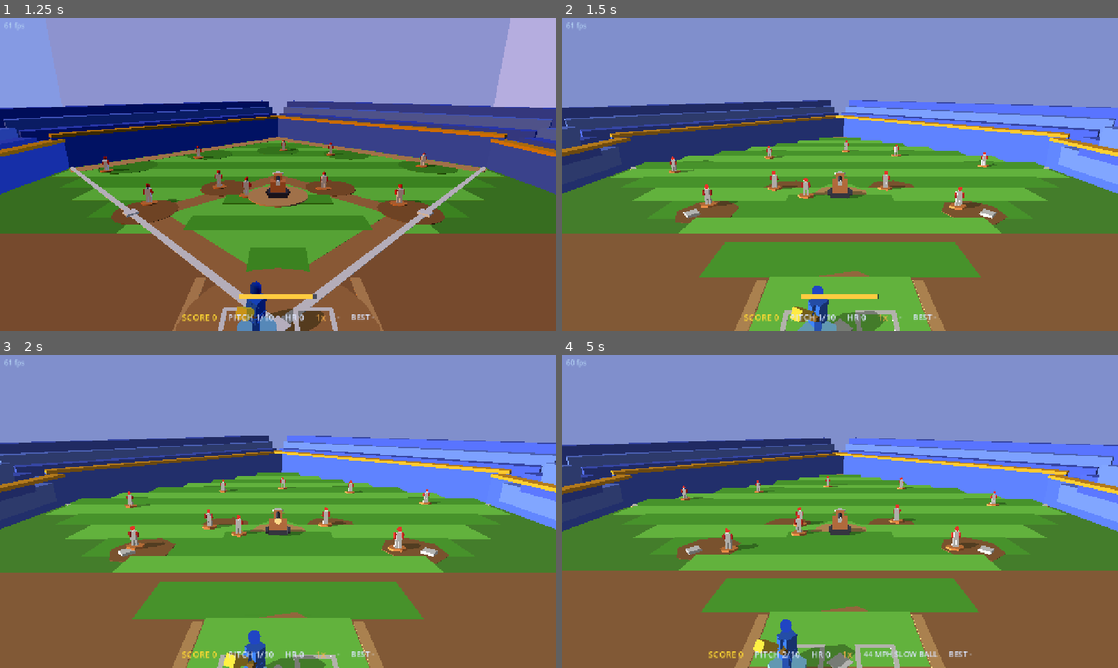
Above: before the commit, frames 1-4 (two rows, left to right).
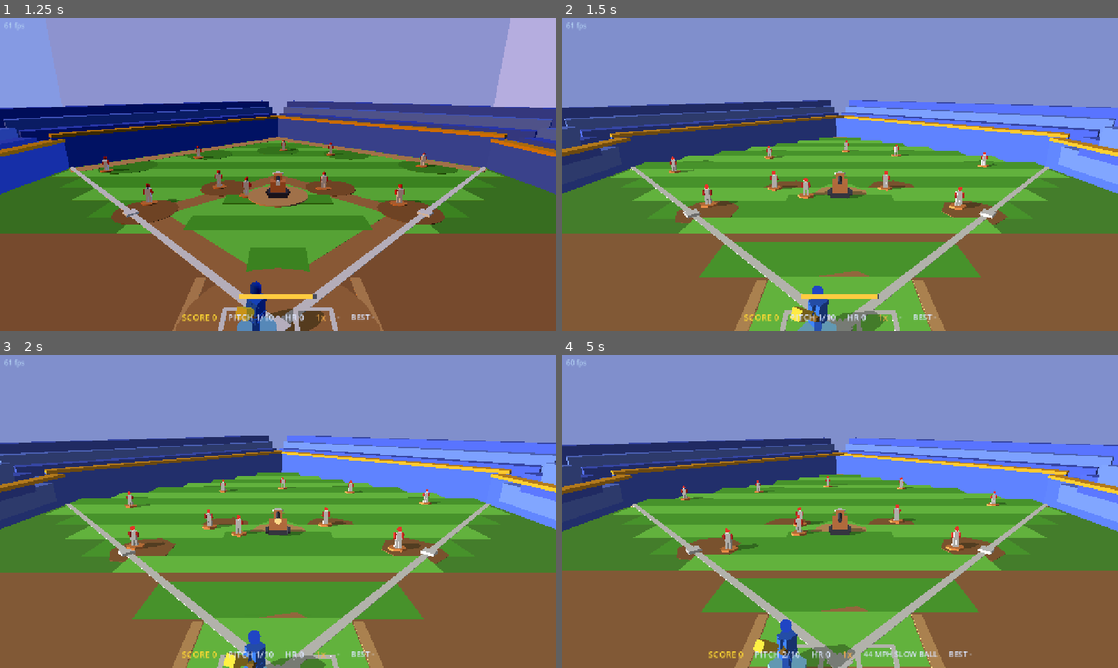
Above: after the commit, the same moments.

Repository: BriceKrispies/axiom
Game: Godot game, scene res://main.tscn
Same seed, same stepped clock (60 frames per second), same inputs: the game is played once before the commit and once after it.
Inputs:
- Up to frame 1 (1.25 s): tap Space (swing) at 0.5, 0.6 s; hold D (move_right) from 0.53 s (still down)
- Up to frame 2 (1.5 s): release D (move_right) at 1.28 s; hold B (toggle_backend) from 1.28 s (still down); tap Space (swing) at 1.35 s
- Up to frame 3 (2 s): keep holding B (toggle_backend)
- Up to frame 4 (5 s): release B (toggle_backend) at 2.03 s; hold D (move_right) 2.03-3.53 s; tap Space (swing) every 0.75 s from 2.1 to 4.35 s; hold A (move_left) from 3.53 s (still down)

Frame 1 is identical in both runs. In frame 2, 1.9% of the frame differs, in the area x 12-88%, y 31-99%; in frame 3, 2.0%, in the area x 12-88%, y 30-100%; in frame 4, 1.9%.

Commit message:
ports/godot-home-run: draw field markings as a top layer in canvas2d
The flat foul lines / bases sit just above the grass, but the software renderer's
per-object painter's sort could let coplanar grass polygons cover them, so they
weren't rendering. Tag the Line/BaseWhite materials ("mark") and draw the static
markings as a separate layer on top of the field. Harmless on the GPU path (real
depth buffer). Still 60 fps.

Co-Authored-By: Claude Opus 4.8 (1M context) <noreply@anthropic.com>
Claude-Session: https://claude.ai/code/session_01QAAQ4WYJdMYXGSxtdUHaQs

Diff:
--- a/ports/godot-home-run/scripts/canvas2d_renderer.gd
+++ b/ports/godot-home-run/scripts/canvas2d_renderer.gd
@@ -44,9 +44,12 @@
 var _cam_pos := Vector3.ZERO
 var _cam_right := Vector3(1, 0, 0)
 
-# static cache (rebuilt only when the camera moves)
-var _static_pts := PackedVector2Array()
-var _static_cols := PackedColorArray()
+# static cache (rebuilt only when the camera moves): the field/backdrop, then the
+# flat markings (foul lines, bases) as a top layer so they aren't covered.
+var _sg_pts := PackedVector2Array()
+var _sg_cols := PackedColorArray()
+var _sm_pts := PackedVector2Array()
+var _sm_cols := PackedColorArray()
 var _have_static := false
 var _last_view: Transform3D
 var _last_proj: Projection
@@ -73,17 +76,23 @@
 	if not _have_static or _view != _last_view or _proj != _last_proj:
 		_last_view = _view
 		_last_proj = _proj
-		var s_insts: Array = []
-		_collect(static_root, s_insts)
-		var packed := _pack(s_insts)
-		_static_pts = packed[0]
-		_static_cols = packed[1]
+		var ground: Array = []
+		var marks: Array = []
+		_collect(static_root, ground, marks)
+		var pg := _pack(ground)
+		var pm := _pack(marks)
+		_sg_pts = pg[0]
+		_sg_cols = pg[1]
+		_sm_pts = pm[0]
+		_sm_cols = pm[1]
 		_have_static = true
-	_blit(_static_pts, _static_cols)
-
-	var d_insts: Array = []
-	_collect(actors_root, d_insts)
-	var dp := _pack(d_insts)
+	_blit(_sg_pts, _sg_cols)
+	_blit(_sm_pts, _sm_cols)
+
+	var d_ground: Array = []
+	var d_marks: Array = []
+	_collect(actors_root, d_ground, d_marks)
+	var dp := _pack(d_ground)
 	_blit(dp[0], dp[1])
 
 func _blit(pts: PackedVector2Array, cols: PackedColorArray) -> void:
@@ -114,18 +123,24 @@
 				cols.append(col)
 	return [pts, cols]
 
-func _collect(node: Node, out: Array) -> void:
+func _collect(node: Node, ground: Array, marks: Array) -> void:
 	for child in node.get_children():
 		if child is MeshInstance3D:
 			if child.visible:
-				_emit(child.mesh, child.global_transform, child.material_override, out)
+				_emit(child.mesh, child.global_transform, child.material_override, _route(child.material_override, ground, marks))
 		elif child is MultiMeshInstance3D and child.visible:
 			var mm: MultiMesh = child.multimesh
 			var base: Transform3D = child.global_transform
+			var out := _route(child.material_override, ground, marks)
 			for i in range(mm.instance_count):
 				_emit(mm.mesh, base * mm.get_instance_transform(i), child.material_override, out)
 		if child.get_child_count() > 0:
-			_collect(child, out)
+			_collect(child, ground, marks)
+
+func _route(mat: Material, ground: Array, marks: Array) -> Array:
+	if mat is StandardMaterial3D and mat.resource_name == "mark":
+		return marks
+	return ground
 
 func _emit(mesh: Mesh, xform: Transform3D, mat: Material, out: Array) -> void:
 	var albedo := Color(1, 0, 1)
--- a/ports/godot-home-run/scripts/materials.gd
+++ b/ports/godot-home-run/scripts/materials.gd
@@ -34,7 +34,7 @@
 	return m
 
 static func build() -> Dictionary:
-	return {
+	var mats := {
 		"BallWhite": _flat(1, 1, 0.98),
 		"BaseWhite": _glow(1, 1, 0.98, 0.3, 0.3, 0.28),
 		"BatKnob": _flat(0.55, 0.4, 0.16),
@@ -72,3 +72,10 @@
 		"shadow": _trans(0.05, 0.12, 0.05, 0.35),
 		"trail": _glow(1, 0.9, 0.6, 1, 0.75, 0.35),
 	}
+	# Flat field markings sit just above the grass/dirt; tag them so the software
+	# canvas renderer can draw them as a top layer (its per-object painter's sort
+	# can't otherwise keep coplanar surfaces from covering them). Harmless on the
+	# GPU path, which uses a real depth buffer.
+	mats["Line"].resource_name = "mark"
+	mats["BaseWhite"].resource_name = "mark"
+	return mats
Not shown, changed: Cargo.toml
Not shown, changed: scripts/package_app.py
Not shown, changed: scripts/package_gallery.py
